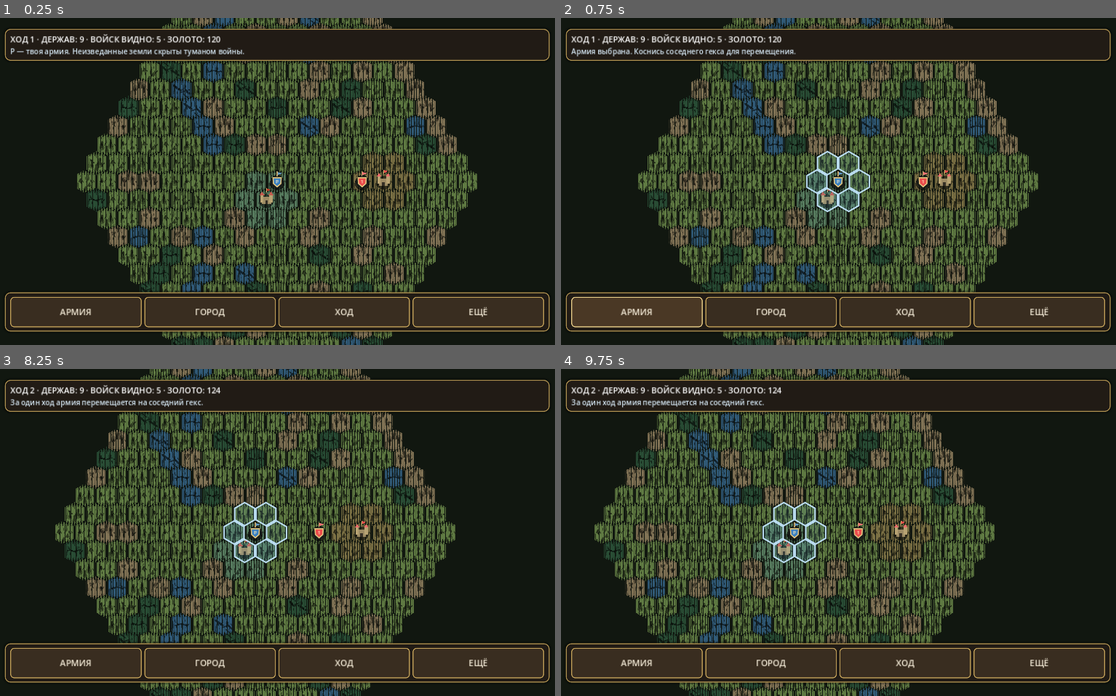
Above: before the commit, frames 1-4 (two rows, left to right).
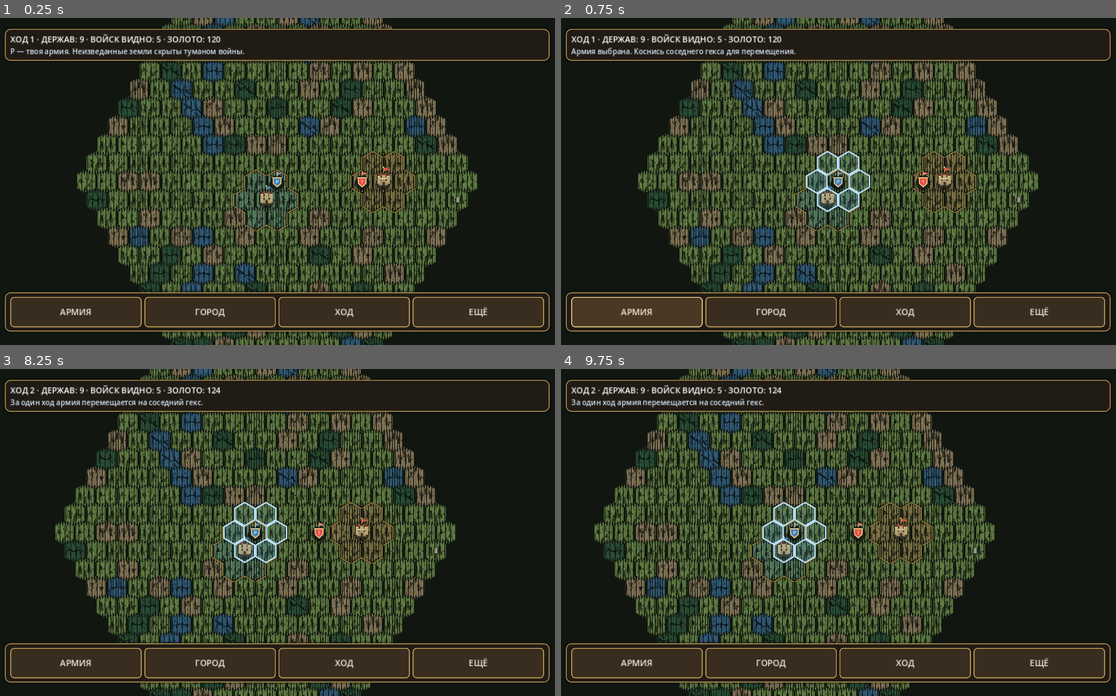
Above: after the commit, the same moments.

Repository: ilonadanelan1-code/-Project-Ember
Game: Godot game, scene res://scenes/strategy_map.tscn
Two runs of this game, one before a commit and one after it. Both use one fixed random seed, a clock stepped at 60 frames per second and the inputs below.
Inputs (mouse positions are in pixels of both pictures, inside the frame that each line leads up to):
- Up to frame 1 (0.25 s): no input
- Up to frame 2 (0.75 s): click "АРМИЯ" at 0.5 s
- Up to frame 3 (8.25 s): click "ГОРОД" at 1.25 s; click "ХОД" at 2 s; click "ЕЩЁ" at 2.75 s; click "НОВАЯ КАМПАНИЯ" at 3.5 s; click "НОВАЯ КАМПАНИЯ" at 4.25 s; click "НАСТРОЙКИ" at 5 s; click "КОРОЛЕВСТВА" at 5.75 s; click "ЗАКРЫТЬ" at 6.5 s; click "ЗАКРЫТЬ" at 7.25 s; tap Enter at 8 s; move the mouse to (405, 516) at 8.02 s; hold Right from 8.03 s (still down); hold Shift from 8.03 s (still down); click (405, 516) at 8.17 s
- Up to frame 4 (9.75 s): release Right at 8.75 s; release Shift at 8.75 s; tap Space at 8.75 s; drag from (721, 548) to (810, 597) at 8.77 s; tap Enter at 9.5 s; move the mouse to (894, 460) at 9.52 s; hold Right from 9.53 s (still down); tap Q at 9.6 s

The runs differ from the first frame. In frame 1, 0.4% of the frame differs, in the area x 42-83%, y 40-66%; in frame 2, 0.4%; in frame 3, 0.4%; in frame 4, 0.4%.

Commit message:
Add illustrated strategic map infrastructure and landmarks

Diff:
--- a/project_ember/scripts/art_palette.gd
+++ b/project_ember/scripts/art_palette.gd
@@ -66,6 +66,18 @@
 const UI_BRONZE_DARK := Color(0.025, 0.03, 0.035, 1.0)
 
 const MAP_CLAIM_BORDER := Color(0.91, 0.72, 0.34, 0.72)
+const MAP_BORDER_SHADOW := Color(0.035, 0.040, 0.030, 0.82)
+const MAP_ROAD_SHADOW := Color("#332b20")
+const MAP_ROAD_LIGHT := Color("#c0a176")
+const MAP_CITY_FOUNDATION := Color("#493d2e")
+const MAP_CITY_STONE_LIGHT := Color("#d7c59b")
+const MAP_CITY_WINDOW := Color("#39372e")
+const MAP_LANDMARK_STONE := Color("#74786c")
+const MAP_LANDMARK_STONE_LIGHT := Color("#c3bea7")
+const MAP_LANDMARK_BARK := Color("#59402a")
+const MAP_LANDMARK_FOLIAGE := Color("#284c32")
+const MAP_LANDMARK_FOLIAGE_LIGHT := Color("#789451")
+const MAP_LANDMARK_SAND := Color("#b19a6b")
 const MAP_MOVE_FILL := Color(0.40, 0.73, 0.91, 0.11)
 const MAP_MOVE_BORDER := Color(0.77, 0.91, 1.0, 0.92)
 const MAP_HEX_SHADOW := Color(0.015, 0.025, 0.022, 0.62)
--- /dev/null
+++ b/project_ember/scripts/strategic_map_details.gd
@@ -0,0 +1,66 @@
+extends RefCounted
+class_name StrategicMapDetails
+## Deterministic cartographic helpers for the strategic map.
+## No campaign state is written; roads and natural landmarks are derived at draw time.
+
+
+static func axial_distance(start_cell: Vector2i, end_cell: Vector2i) -> int:
+	var delta := end_cell - start_cell
+	return maxi(absi(delta.x), maxi(absi(delta.y), absi(delta.x + delta.y)))
+
+
+static func axial_line(start_cell: Vector2i, end_cell: Vector2i) -> Array[Vector2i]:
+	var result: Array[Vector2i] = []
+	var distance := axial_distance(start_cell, end_cell)
+	if distance <= 0:
+		result.append(start_cell)
+		return result
+
+	var start_q := float(start_cell.x)
+	var start_r := float(start_cell.y)
+	var start_s := -start_q - start_r
+	var end_q := float(end_cell.x)
+	var end_r := float(end_cell.y)
+	var end_s := -end_q - end_r
+
+	for step in range(distance + 1):
+		var weight := float(step) / float(distance)
+		var q := lerpf(start_q, end_q, weight)
+		var r := lerpf(start_r, end_r, weight)
+		var s := lerpf(start_s, end_s, weight)
+		var rounded_q := roundi(q)
+		var rounded_r := roundi(r)
+		var rounded_s := roundi(s)
+		var q_error := absf(float(rounded_q) - q)
+		var r_error := absf(float(rounded_r) - r)
+		var s_error := absf(float(rounded_s) - s)
+		if q_error >= r_error and q_error >= s_error:
+			rounded_q = -rounded_r - rounded_s
+		elif r_error >= s_error:
+			rounded_r = -rounded_q - rounded_s
+		else:
+			rounded_s = -rounded_q - rounded_r
+		var cell := Vector2i(rounded_q, rounded_r)
+		if result.is_empty() or result[result.size() - 1] != cell:
+			result.append(cell)
+	return result
+
+
+static func landmark_roll(cell: Vector2i, world_seed: int) -> int:
+	var mixed := (cell.x * 374761393) ^ (cell.y * 668265263) ^ (world_seed * 1442695041)
+	return posmod(mixed, 2147483647)
+
+
+static func landmark_kind(cell: Vector2i, terrain_kind: String, world_seed: int) -> String:
+	var roll := landmark_roll(cell, world_seed)
+	match terrain_kind:
+		"hills":
+			return "peak" if roll % 73 == 0 else ""
+		"forest":
+			return "elder_tree" if roll % 89 == 0 else ""
+		"water":
+			return "islet" if roll % 113 == 0 else ""
+		"plain":
+			return "standing_stone" if roll % 127 == 0 else ""
+		_:
+			return ""
--- a/project_ember/scripts/strategy_map.gd
+++ b/project_ember/scripts/strategy_map.gd
@@ -11,6 +11,7 @@
 const ConfirmDialogScript = preload("res://scripts/confirm_dialog.gd")
 const WorldGeneratorScript = preload("res://scripts/world_generator.gd")
 const HexMapBatchRendererScript = preload("res://scripts/hex_map_batch_renderer.gd")
+const StrategicMapDetailsScript = preload("res://scripts/strategic_map_details.gd")
 
 ## Explored-world strategic map: fog of war, viewport streaming and AI kingdom markers.
 
@@ -95,13 +96,16 @@
 	var centers := PackedVector2Array()
 	var colors := PackedColorArray()
 	var terrain_data := PackedColorArray()
+	var terrain_kinds: Array[String] = []
 	centers.resize(_cells.size())
 	colors.resize(_cells.size())
 	terrain_data.resize(_cells.size())
+	terrain_kinds.resize(_cells.size())
 	for index in range(_cells.size()):
 		var cell: Vector2i = _cells[index]
 		centers[index] = _hex_center(cell)
 		var terrain_kind := CampaignState.get_world_terrain(cell)
+		terrain_kinds[index] = terrain_kind
 		var tint := _terrain_color(terrain_kind)
 		var owner_id := int(_owner_lookup.get(cell, -1))
 		if owner_id == -2:
@@ -115,23 +119,42 @@
 	if is_instance_valid(_terrain_renderer):
 		_terrain_renderer.set_map_tiles(_cells, centers, colors, Vector2(56.0, 64.0), _map_zoom, terrain_data)
 
+	# Natural landmarks are seeded from the campaign world and only drawn
+	# over cells already revealed by fog of war.
+	if _map_zoom >= 0.32:
+		for index in range(_cells.size()):
+			var cell: Vector2i = _cells[index]
+			var landmark_kind := StrategicMapDetailsScript.landmark_kind(
+				cell,
+				terrain_kinds[index],
+				CampaignState.world_seed
+			)
+			if not landmark_kind.is_empty() and _point_is_visible(centers[index], 22.0 * _map_zoom):
+				_draw_natural_landmark(centers[index], landmark_kind, CampaignState.is_cell_visible(cell))
+
+	_draw_roads()
+	_draw_territory_borders()
+
 	# Explored cities remain on the map as remembered locations. Enemy armies,
 	# unlike cities, are shown only while currently inside the player's sight.
-	for city_data in CampaignState.cities:
+	for city_index in range(CampaignState.cities.size()):
+		var city_data: Dictionary = CampaignState.cities[city_index]
 		var cell := WorldGeneratorScript.array_to_cell(city_data.get("cell", []))
 		var center := _hex_center(cell)
 		if CampaignState.is_cell_explored(cell) and _point_is_visible(center, 36.0 * _map_zoom):
-			_draw_city_marker(center, Palette.MAP_CITY_FLAG)
+			_draw_city_marker(center, PLAYER_TEAM_COLOR, city_index == 0, true)
 
 	for kingdom_index in range(CampaignState.kingdoms.size()):
 		var kingdom: Dictionary = CampaignState.kingdoms[kingdom_index]
 		var faction_color := _kingdom_color(kingdom_index)
-		for city_data in kingdom.get("cities", []):
+		var kingdom_cities: Array = kingdom.get("cities", [])
+		for city_index in range(kingdom_cities.size()):
+			var city_data: Dictionary = kingdom_cities[city_index]
 			var cell := WorldGeneratorScript.array_to_cell(city_data.get("cell", []))
 			var center := _hex_center(cell)
 			if CampaignState.is_cell_explored(cell) and _point_is_visible(center, 36.0 * _map_zoom):
 				var remembered_color := faction_color if CampaignState.is_cell_visible(cell) else faction_color.darkened(0.58)
-				_draw_city_marker(center, remembered_color)
+				_draw_city_marker(center, remembered_color, city_index == 0, false)
 		var army: Array = kingdom.get("army", [])
 		if not army.is_empty():
 			var army_cell := WorldGeneratorScript.array_to_cell(kingdom.get("army_cell", []))
@@ -242,19 +265,237 @@
 	return Color.from_hsv(float(posmod(index, WorldGeneratorScript.KINGDOM_COUNT)) / float(WorldGeneratorScript.KINGDOM_COUNT), 0.68, 0.92, 1.0)
 
 
-func _draw_city_marker(center: Vector2, banner_color: Color = Palette.MAP_CITY_FLAG) -> void:
+func _draw_city_marker(
+		center: Vector2,
+		banner_color: Color = Palette.MAP_CITY_FLAG,
+		is_capital: bool = false,
+		is_player_city: bool = false
+) -> void:
 	if _map_zoom < 0.28:
-		draw_circle(center, maxf(2.5, 9.0 * _map_zoom), banner_color)
-		return
-	draw_circle(center + Vector2(0.0, 3.0 * _map_zoom), 17.0 * _map_zoom, Palette.MAP_OBJECT_SHADOW)
-	draw_rect(Rect2(center + Vector2(-11.0, -7.0) * _map_zoom, Vector2(22.0, 17.0) * _map_zoom), Palette.MAP_CITY_WALL)
-	draw_rect(Rect2(center + Vector2(-15.0, -12.0) * _map_zoom, Vector2(8.0, 18.0) * _map_zoom), Palette.MAP_CITY_TOWER)
-	draw_rect(Rect2(center + Vector2(7.0, -12.0) * _map_zoom, Vector2(8.0, 18.0) * _map_zoom), Palette.MAP_CITY_TOWER)
-	draw_colored_polygon(PackedVector2Array([center + Vector2(-17.0, -12.0) * _map_zoom, center + Vector2(-11.0, -20.0) * _map_zoom, center + Vector2(-5.0, -12.0) * _map_zoom]), banner_color.lightened(0.18))
-	draw_colored_polygon(PackedVector2Array([center + Vector2(5.0, -12.0) * _map_zoom, center + Vector2(11.0, -20.0) * _map_zoom, center + Vector2(17.0, -12.0) * _map_zoom]), banner_color.lightened(0.18))
-	draw_rect(Rect2(center + Vector2(-3.0, 1.0) * _map_zoom, Vector2(6.0, 9.0) * _map_zoom), Palette.MAP_CITY_DOOR)
-	draw_line(center + Vector2(0.0, -19.0) * _map_zoom, center + Vector2(0.0, -29.0) * _map_zoom, Palette.MAP_CITY_FLAG_POLE, maxf(0.7, 2.0 * _map_zoom))
-	draw_colored_polygon(PackedVector2Array([center + Vector2(1.0, -28.0) * _map_zoom, center + Vector2(12.0, -25.0) * _map_zoom, center + Vector2(1.0, -21.0) * _map_zoom]), banner_color)
+		var dot_radius := maxf(2.5, (8.5 if is_capital else 6.5) * _map_zoom)
+		draw_circle(center, dot_radius + 1.0, Palette.MAP_OBJECT_SHADOW)
+		draw_circle(center, dot_radius, banner_color)
+		if is_capital:
+			draw_circle(center, maxf(1.0, dot_radius * 0.34), Palette.GOLD_LIGHT)
+		return
+
+	var marker_scale := _map_zoom * (1.0 if is_capital else 0.82)
+	var foundation := PackedVector2Array([
+		center + Vector2(-17.0, 5.0) * marker_scale,
+		center + Vector2(-13.0, -7.0) * marker_scale,
+		center + Vector2(-8.0, -12.0) * marker_scale,
+		center + Vector2(8.0, -12.0) * marker_scale,
+		center + Vector2(13.0, -7.0) * marker_scale,
+		center + Vector2(17.0, 5.0) * marker_scale,
+		center + Vector2(12.0, 12.0) * marker_scale,
+		center + Vector2(-12.0, 12.0) * marker_scale,
+	])
+	draw_circle(center + Vector2(0.0, 4.0) * marker_scale, 18.0 * marker_scale, Palette.MAP_OBJECT_SHADOW)
+	draw_colored_polygon(foundation, Palette.MAP_CITY_FOUNDATION)
+	draw_polyline(_closed_polygon(foundation), Palette.MAP_CITY_DOOR, maxf(0.7, 1.4 * marker_scale), true)
+
+	# Stone curtain wall and twin gate towers.
+	draw_rect(Rect2(center + Vector2(-11.0, -8.0) * marker_scale, Vector2(22.0, 17.0) * marker_scale), Palette.MAP_CITY_WALL)
+	draw_rect(Rect2(center + Vector2(-11.0, -8.0) * marker_scale, Vector2(22.0, 3.0) * marker_scale), Palette.MAP_CITY_STONE_LIGHT)
+	draw_rect(Rect2(center + Vector2(-15.0, -14.0) * marker_scale, Vector2(8.0, 20.0) * marker_scale), Palette.MAP_CITY_TOWER)
+	draw_rect(Rect2(center + Vector2(7.0, -14.0) * marker_scale, Vector2(8.0, 20.0) * marker_scale), Palette.MAP_CITY_TOWER)
+	draw_rect(Rect2(center + Vector2(-14.0, -13.0) * marker_scale, Vector2(6.0, 2.0) * marker_scale), Palette.MAP_CITY_STONE_LIGHT)
+	draw_rect(Rect2(center + Vector2(8.0, -13.0) * marker_scale, Vector2(6.0, 2.0) * marker_scale), Palette.MAP_CITY_STONE_LIGHT)
+
+	# Keep roof, smaller houses and warm lit windows create a miniature skyline.
+	draw_rect(Rect2(center + Vector2(-4.5, -17.0) * marker_scale, Vector2(9.0, 14.0) * marker_scale), Palette.MAP_CITY_TOWER)
+	draw_colored_polygon(PackedVector2Array([
+		center + Vector2(-6.0, -16.0) * marker_scale,
+		center + Vector2(0.0, -24.0) * marker_scale,
+		center + Vector2(6.0, -16.0) * marker_scale,
+	]), Palette.MAP_CITY_ROOF)
+	draw_colored_polygon(PackedVector2Array([
+		center + Vector2(-17.0, -14.0) * marker_scale,
+		center + Vector2(-11.0, -21.0) * marker_scale,
+		center + Vector2(-5.0, -14.0) * marker_scale,
+	]), Palette.MAP_CITY_ROOF)
+	draw_colored_polygon(PackedVector2Array([
+		center + Vector2(5.0, -14.0) * marker_scale,
+		center + Vector2(11.0, -21.0) * marker_scale,
+		center + Vector2(17.0, -14.0) * marker_scale,
+	]), Palette.MAP_CITY_ROOF)
+	draw_rect(Rect2(center + Vector2(-8.0, -5.0) * marker_scale, Vector2(3.0, 4.0) * marker_scale), Palette.MAP_CITY_WINDOW)
+	draw_rect(Rect2(center + Vector2(5.0, -5.0) * marker_scale, Vector2(3.0, 4.0) * marker_scale), Palette.MAP_CITY_WINDOW)
+	draw_rect(Rect2(center + Vector2(-2.5, 1.0) * marker_scale, Vector2(5.0, 9.0) * marker_scale), Palette.MAP_CITY_DOOR)
+	draw_line(center + Vector2(-11.0, -8.0) * marker_scale, center + Vector2(11.0, -8.0) * marker_scale, Palette.MAP_CITY_STONE_LIGHT, maxf(0.55, 0.9 * marker_scale))
+
+	if is_capital:
+		draw_line(
+			center + Vector2(0.0, -23.0) * marker_scale,
+			center + Vector2(0.0, -35.0) * marker_scale,
+			Palette.MAP_CITY_FLAG_POLE,
+			maxf(0.7, 1.6 * marker_scale)
+		)
+		draw_colored_polygon(PackedVector2Array([
+			center + Vector2(1.0, -34.0) * marker_scale,
+			center + Vector2(14.0, -30.0) * marker_scale,
+			center + Vector2(1.0, -25.0) * marker_scale,
+		]), banner_color)
+		draw_circle(center + Vector2(0.0, -35.0) * marker_scale, maxf(1.0, 1.8 * marker_scale), Palette.GOLD_LIGHT)
+	else:
+		draw_line(
+			center + Vector2(10.0, -17.0) * marker_scale,
+			center + Vector2(10.0, -25.0) * marker_scale,
+			Palette.MAP_CITY_FLAG_POLE,
+			maxf(0.6, 1.2 * marker_scale)
+		)
+		draw_colored_polygon(PackedVector2Array([
+			center + Vector2(11.0, -24.0) * marker_scale,
+			center + Vector2(18.0, -22.0) * marker_scale,
+			center + Vector2(11.0, -19.0) * marker_scale,
+		]), banner_color.lightened(0.12))
+
+	if is_player_city:
+		draw_line(center + Vector2(-12.0, 10.0) * marker_scale, center + Vector2(12.0, 10.0) * marker_scale, Palette.GOLD, maxf(0.5, 0.8 * marker_scale))
+
+
+func _draw_roads() -> void:
+	if _map_zoom < 0.28:
+		return
+	var road_segments := PackedVector2Array()
+	road_segments = _append_city_road_segments(CampaignState.cities, -2, road_segments)
+	for kingdom_index in range(CampaignState.kingdoms.size()):
+		var kingdom: Dictionary = CampaignState.kingdoms[kingdom_index]
+		var cities: Array = kingdom.get("cities", [])
+		road_segments = _append_city_road_segments(cities, kingdom_index, road_segments)
+	if road_segments.is_empty():
+		return
+	draw_multiline(road_segments, Palette.MAP_ROAD_SHADOW, maxf(1.1, 4.2 * _map_zoom), true)
+	draw_multiline(road_segments, Palette.MAP_ROAD_LIGHT, maxf(0.7, 1.8 * _map_zoom), true)
+
+
+func _append_city_road_segments(
+		cities: Array,
+		owner_id: int,
+		road_segments: PackedVector2Array
+) -> PackedVector2Array:
+	if cities.size() < 2:
+		return road_segments
+	var capital_data: Dictionary = cities[0]
+	var capital_cell := WorldGeneratorScript.array_to_cell(capital_data.get("cell", []))
+	for city_index in range(1, cities.size()):
+		var city_data: Dictionary = cities[city_index]
+		var destination := WorldGeneratorScript.array_to_cell(city_data.get("cell", []))
+		var route: Array[Vector2i] = StrategicMapDetailsScript.axial_line(capital_cell, destination)
+		for step in range(route.size() - 1):
+			var start_cell := route[step]
+			var finish_cell := route[step + 1]
+			if not CampaignState.is_cell_explored(start_cell) or not CampaignState.is_cell_explored(finish_cell):
+				continue
+			if CampaignState.get_world_terrain(start_cell) == "water" or CampaignState.get_world_terrain(finish_cell) == "water":
+				continue
+			var start_owner := int(_owner_lookup.get(start_cell, -1))
+			var finish_owner := int(_owner_lookup.get(finish_cell, -1))
+			if (start_owner != -1 and start_owner != owner_id) or (finish_owner != -1 and finish_owner != owner_id):
+				continue
+			var start_point := _hex_center(start_cell)
+			var finish_point := _hex_center(finish_cell)
+			var direction := (finish_point - start_point).normalized()
+			if step == 0:
+				start_point += direction * 12.0 * _map_zoom
+			if step == route.size() - 2:
+				finish_point -= direction * 12.0 * _map_zoom
+			if start_point.distance_to(finish_point) < 3.0:
+				continue
+			if not _point_is_visible((start_point + finish_point) * 0.5, 24.0 * _map_zoom):
+				continue
+			road_segments.append(start_point)
+			road_segments.append(finish_point)
+	return road_segments
+
+
+func _draw_territory_borders() -> void:
+	if _cells.is_empty():
+		return
+	var boundary_segments := PackedVector2Array()
+	for cell in _cells:
+		var cell_owner := int(_owner_lookup.get(cell, -1))
+		for direction_index in range(3):
+			var neighbor := cell + NEIGHBOR_OFFSETS[direction_index]
+			if not CampaignState.is_cell_explored(neighbor):
+				continue
+			var neighbor_owner := int(_owner_lookup.get(neighbor, -1))
+			if cell_owner == neighbor_owner or (cell_owner == -1 and neighbor_owner == -1):
+				continue
+			var corners := _hex_points(_hex_center(cell))
+			var edge_index := posmod(-direction_index, 6)
+			var edge_start := corners[edge_index]
+			var edge_finish := corners[(edge_index + 1) % 6]
+			if not _point_is_visible((edge_start + edge_finish) * 0.5, 12.0 * _map_zoom):
+				continue
+			boundary_segments.append(edge_start)
+			boundary_segments.append(edge_finish)
+	if boundary_segments.is_empty():
+		return
+	draw_multiline(boundary_segments, Palette.MAP_BORDER_SHADOW, maxf(0.55, 1.8 * _map_zoom), true)
+	draw_multiline(boundary_segments, Palette.MAP_CLAIM_BORDER, maxf(0.4, 0.9 * _map_zoom), true)
+
+
+func _draw_natural_landmark(center: Vector2, landmark_kind: String, currently_visible: bool) -> void:
+	var marker_scale := clampf(_map_zoom, 0.50, 1.05)
+	var stone_color := Palette.MAP_LANDMARK_STONE if currently_visible else Palette.MAP_LANDMARK_STONE.darkened(0.52)
+	var light_color := Palette.MAP_LANDMARK_STONE_LIGHT if currently_visible else Palette.MAP_LANDMARK_STONE_LIGHT.darkened(0.52)
+	match landmark_kind:
+		"peak":
+			draw_colored_polygon(PackedVector2Array([
+				center + Vector2(-12.0, 7.0) * marker_scale,
+				center + Vector2(-2.0, -10.0) * marker_scale,
+				center + Vector2(12.0, 7.0) * marker_scale,
+			]), Palette.MAP_OBJECT_SHADOW)
+			draw_colored_polygon(PackedVector2Array([
+				center + Vector2(-10.0, 6.0) * marker_scale,
+				center + Vector2(-1.5, -9.0) * marker_scale,
+				center + Vector2(9.0, 6.0) * marker_scale,
+			]), stone_color)
+			draw_colored_polygon(PackedVector2Array([
+				center + Vector2(-3.5, -5.5) * marker_scale,
+				center + Vector2(-1.5, -9.0) * marker_scale,
+				center + Vector2(2.0, -3.5) * marker_scale,
+				center + Vector2(0.0, -2.0) * marker_scale,
+			]), light_color)
+		"elder_tree":
+			draw_circle(center + Vector2(0.0, 5.0) * marker_scale, 8.0 * marker_scale, Palette.MAP_OBJECT_SHADOW)
+			draw_rect(Rect2(center + Vector2(-1.8, -2.0) * marker_scale, Vector2(3.6, 11.0) * marker_scale), Palette.MAP_LANDMARK_BARK)
+			draw_colored_polygon(PackedVector2Array([
+				center + Vector2(-10.0, 1.0) * marker_scale,
+				center + Vector2(0.0, -13.0) * marker_scale,
+				center + Vector2(10.0, 1.0) * marker_scale,
+			]), Palette.MAP_LANDMARK_FOLIAGE)
+			draw_colored_polygon(PackedVector2Array([
+				center + Vector2(-7.0, -3.0) * marker_scale,
+				center + Vector2(0.0, -15.0) * marker_scale,
+				center + Vector2(7.0, -3.0) * marker_scale,
+			]), Palette.MAP_LANDMARK_FOLIAGE_LIGHT)
+			draw_circle(center + Vector2(-3.0, -6.0) * marker_scale, 2.0 * marker_scale, Palette.MAP_LANDMARK_FOLIAGE_LIGHT)
+		"islet":
+			draw_circle(center + Vector2(0.0, 4.0) * marker_scale, 8.0 * marker_scale, Palette.MAP_LANDMARK_SAND)
+			draw_colored_polygon(PackedVector2Array([
+				center + Vector2(-7.0, 2.0) * marker_scale,
+				center + Vector2(0.0, -7.0) * marker_scale,
+				center + Vector2(8.0, 2.0) * marker_scale,
+			]), Palette.MAP_LANDMARK_FOLIAGE)
+			draw_circle(center + Vector2(3.0, -3.0) * marker_scale, 2.5 * marker_scale, Palette.MAP_LANDMARK_FOLIAGE_LIGHT)
+		"standing_stone":
+			draw_colored_polygon(PackedVector2Array([
+				center + Vector2(-7.0, 8.0) * marker_scale,
+				center + Vector2(-5.0, -7.0) * marker_scale,
+				center + Vector2(1.0, -12.0) * marker_scale,
+				center + Vector2(6.0, -5.0) * marker_scale,
+				center + Vector2(7.0, 8.0) * marker_scale,
+			]), Palette.MAP_OBJECT_SHADOW)
+			draw_colored_polygon(PackedVector2Array([
+				center + Vector2(-5.0, 7.0) * marker_scale,
+				center + Vector2(-4.0, -6.0) * marker_scale,
+				center + Vector2(1.0, -10.0) * marker_scale,
+				center + Vector2(5.0, -4.0) * marker_scale,
+				center + Vector2(5.0, 7.0) * marker_scale,
+			]), stone_color)
+			draw_line(center + Vector2(0.0, -5.0) * marker_scale, center + Vector2(0.0, 4.0) * marker_scale, light_color, maxf(0.7, 1.2 * marker_scale))
 
 
 func _draw_army_marker(cell: Vector2i, marker_color: Color, letter: String) -> void:
--- /dev/null
+++ b/project_ember/tests/strategic_map_art_smoke_test.gd
@@ -0,0 +1,69 @@
+extends SceneTree
+
+const MapDetailsScript = preload("res://scripts/strategic_map_details.gd")
+const WorldScript = preload("res://scripts/world_generator.gd")
+
+var _failures := 0
+
+
+func _initialize() -> void:
+	call_deferred("_run")
+
+
+func _check(condition: bool, description: String) -> void:
+	if condition:
+		print("PASS: " + description)
+	else:
+		_failures += 1
+		push_error("TEST FAILED: " + description)
+
+
+func _run() -> void:
+	var start := Vector2i(-9, 3)
+	var finish := Vector2i(4, -8)
+	var route := MapDetailsScript.axial_line(start, finish)
+	var expected_distance := MapDetailsScript.axial_distance(start, finish)
+	_check(route.size() == expected_distance + 1, "axial road route contains one cell per hex step")
+	_check(not route.is_empty() and route[0] == start and route[route.size() - 1] == finish, "axial road route preserves both city endpoints")
+	var route_is_contiguous := true
+	for index in range(1, route.size()):
+		if WorldScript.hex_distance(route[index - 1], route[index]) != 1:
+			route_is_contiguous = false
+	_check(route_is_contiguous, "road route advances only through adjacent hexes")
+	_check(MapDetailsScript.axial_line(start, start) == [start], "road route safely handles a city connected to itself")
+
+	var seed_value := 842173
+	var sample_cell := Vector2i(-17, 23)
+	_check(
+		MapDetailsScript.landmark_roll(sample_cell, seed_value) == MapDetailsScript.landmark_roll(sample_cell, seed_value),
+		"natural landmark placement is stable for a fixed world seed"
+	)
+	_check(
+		MapDetailsScript.landmark_roll(sample_cell, seed_value) != MapDetailsScript.landmark_roll(sample_cell, seed_value + 1),
+		"natural landmark placement responds to a different world seed"
+	)
+
+	var expected_features := {
+		"hills": "peak",
+		"forest": "elder_tree",
+		"water": "islet",
+		"plain": "standing_stone",
+	}
+	for terrain_kind in expected_features:
+		var found_feature := false
+		for q in range(-35, 36):
+			for r in range(-35, 36):
+				if MapDetailsScript.landmark_kind(Vector2i(q, r), terrain_kind, seed_value) == str(expected_features[terrain_kind]):
+					found_feature = true
+					break
+			if found_feature:
+				break
+		_check(found_feature, "%s terrain has a deterministic natural landmark variant" % terrain_kind)
+	_check(MapDetailsScript.landmark_kind(sample_cell, "void", seed_value).is_empty(), "unknown terrain never receives a natural landmark")
+
+	if _failures > 0:
+		printerr("Strategic map art tests failed: %d" % _failures)
+		quit(1)
+	else:
+		print("All strategic map art smoke tests passed.")
+		quit(0)
Not shown, changed: project_ember/VERSION.txt
Not shown, changed: project_ember/ART_BIBLE.md
